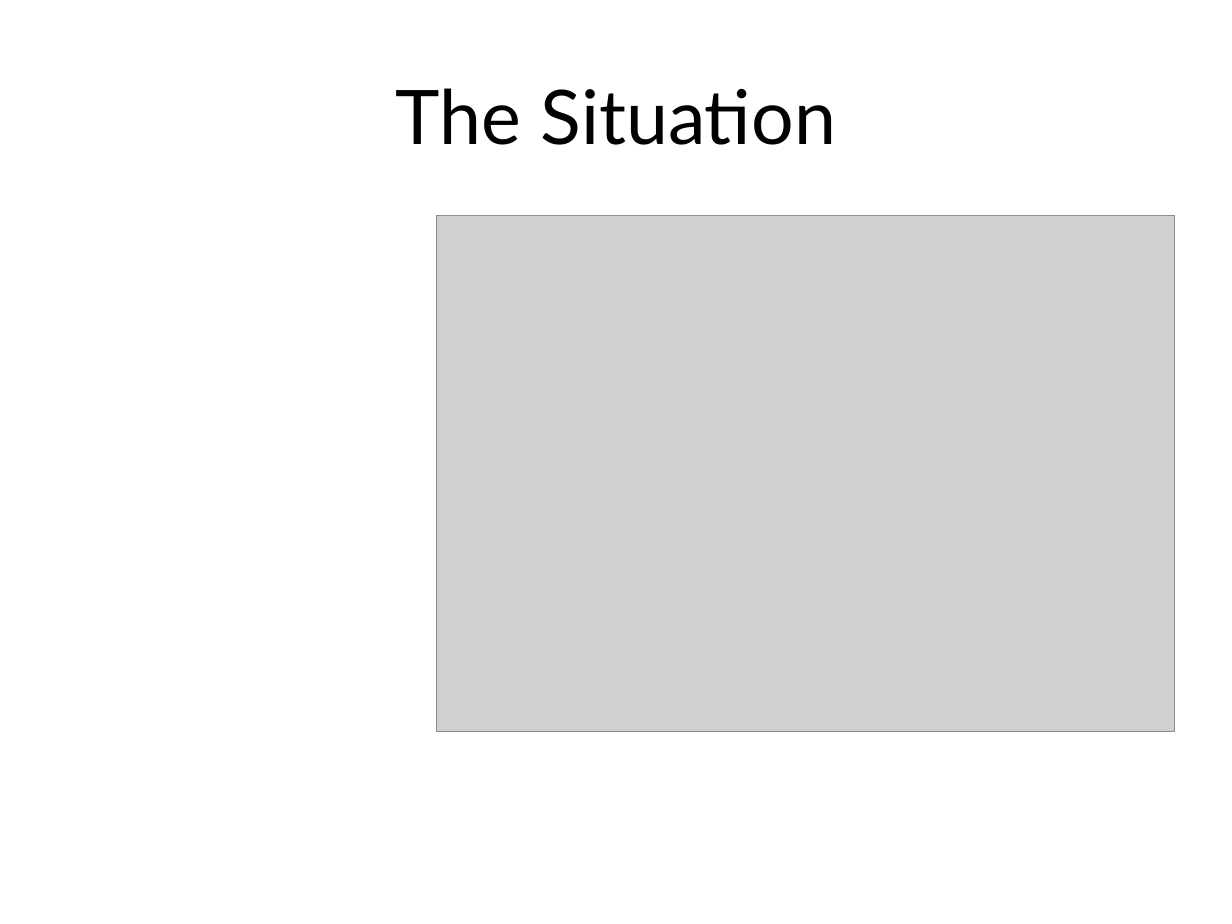
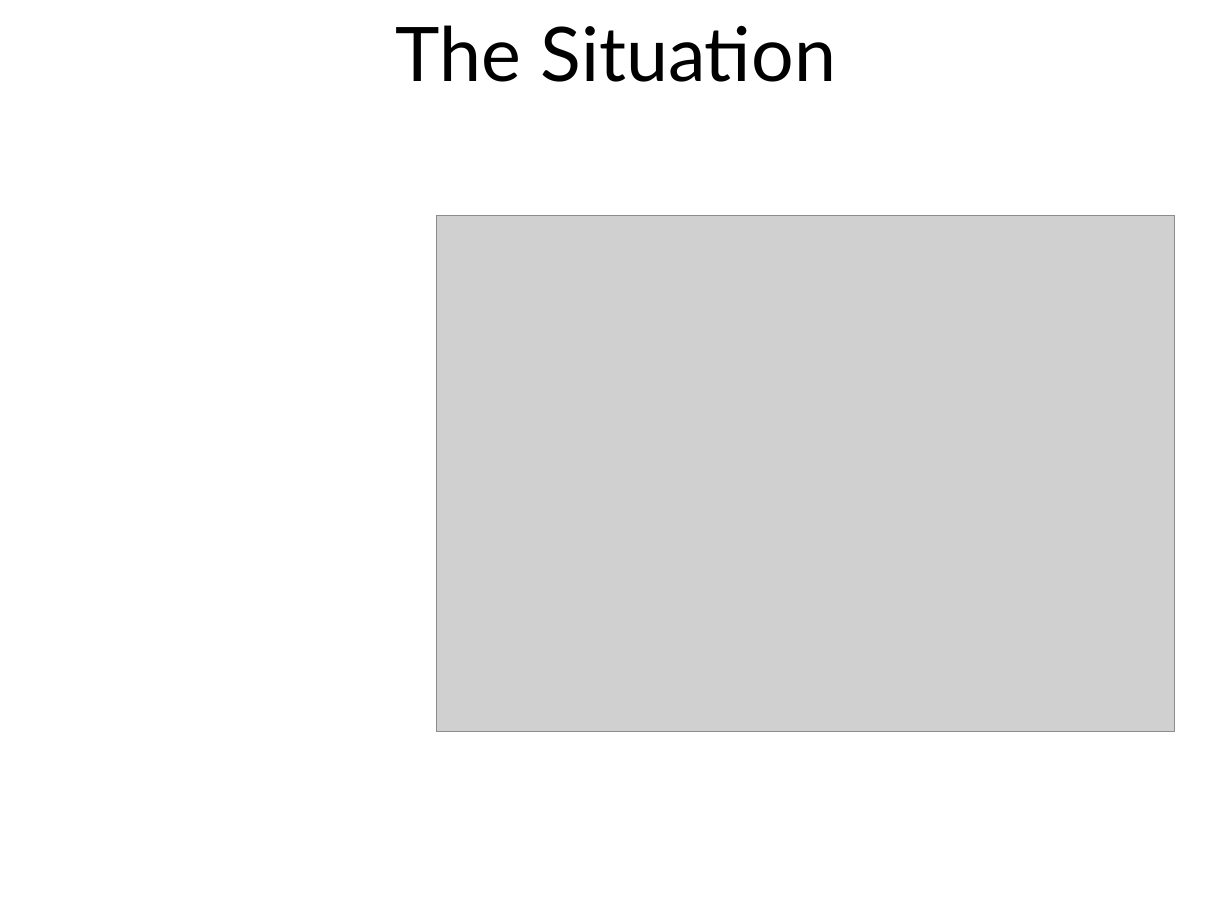
Before and after one commit to msuarz/portfolio, a slide deck: slide 4 of agile2011/presentation.pptx. Drawn at 1232x924 pixels with LibreOffice and Linux fonts; fonts in the diff are those of the drawing; grey boxes stand for pictures; background and template pictures are left out. Boxes give left, top, right and bottom in pixels: in the first picture for what was removed or moved away, otherwise in the second. Text is boxed around its words. In the diff, an @@ line names an element or a change of style, - is before the commit and + after.

```diff
--- a/agile2011/presentation.pptx
+++ b/agile2011/presentation.pptx
@@ title "The Situation": place and size @@
-title "The Situation" at (396,88,836,145)
+title "The Situation" at (396,25,836,82)
```
Also in this commit, not shown: 19 other slides changed, 4 slides added, 3 slides removed, 5 other files.
